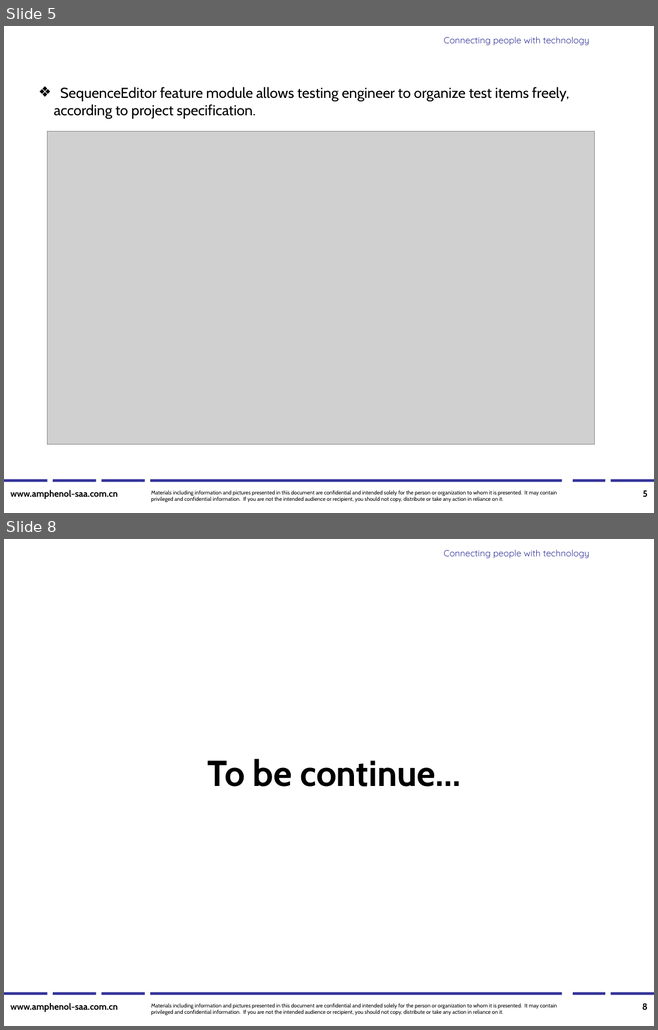
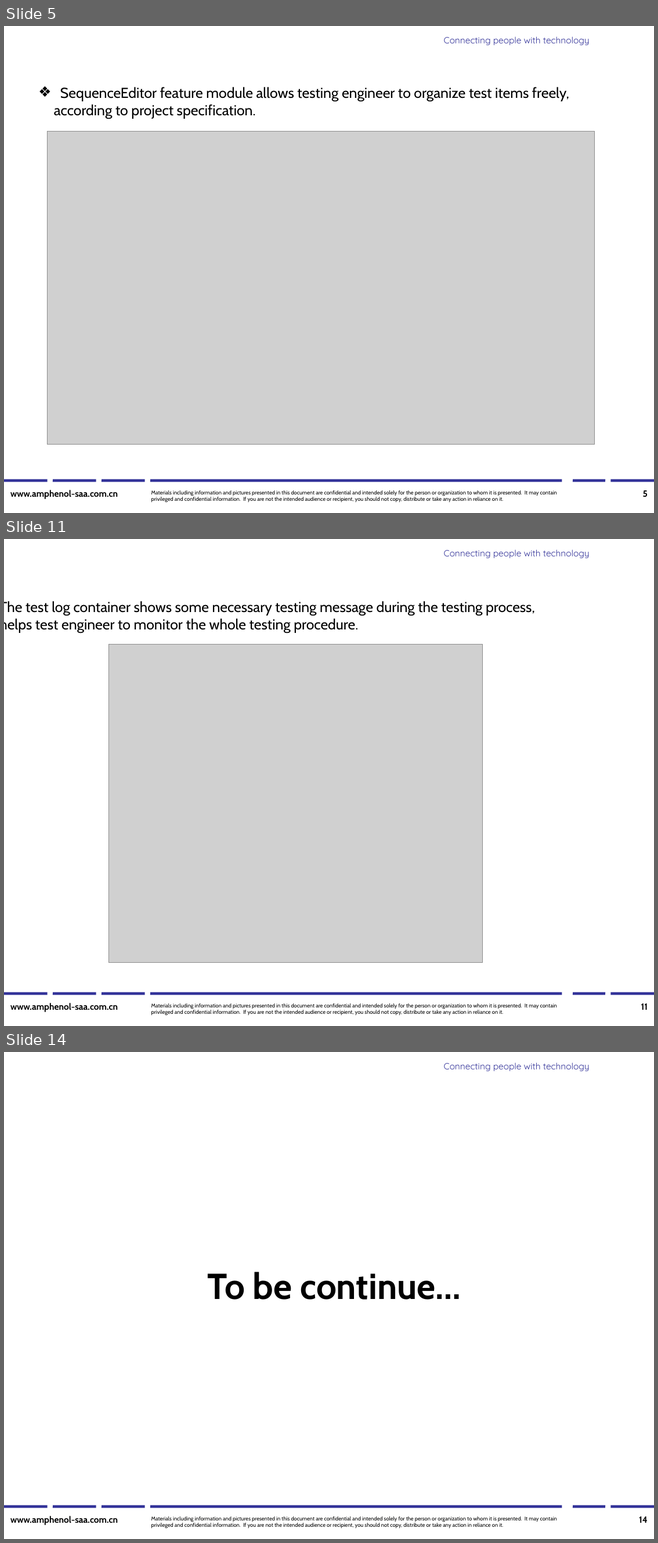
Before and after one commit to Frederick-Hsu/AUPS, a slide deck: AUPS/AUPS software system description.ppt. Shown one above the other, each under a label of ours: slides 5 and 8 before the commit, slides 5, 11 and 14 after it; the slides between them are not shown. The pictures are 658x1030 and 658x1543 pixels, drawn with LibreOffice and Linux fonts; fonts in the diff are those of the drawing; grey boxes stand for pictures; background and template pictures are left out. Boxes give left, top, right and bottom in pixels: in the first picture for what was removed or moved away, otherwise in the second. Text is boxed around its words. In the diff, an @@ line names an element or a change of style, - is before the commit and + after.

```diff
--- a/AUPS/AUPS software system description.ppt
+++ b/AUPS/AUPS software system description.ppt
@@ slide 11 added at <box>4,539,654,1026</box>, background #FFFFFF; not listed: 10 template elements that a slide beside it also shows @@
@@ text added at <box>4,601,535,633</box>, 16 pt, text #000000 @@
+The test log container shows some necessary testing message during the testing process,
+helps test engineer to monitor the whole testing procedure.
@@ picture added at <box>108,644,482,962</box> @@
@@ page number added at <box>641,1004,647,1010</box>, 10 pt, text #000000, bold @@
+11
@@ what was slide 8 is now slide 14 @@
@@ page number at <box>639,1517,647,1523</box>: text changed @@
-8
+14
```
Also in this commit, not shown: 6 other slides added, 1 slide removed.
